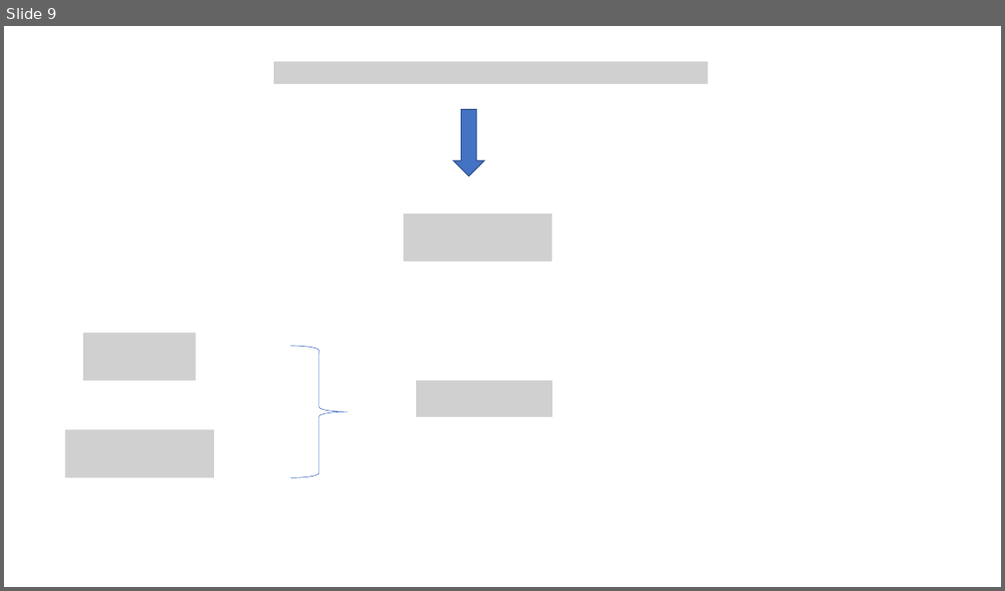
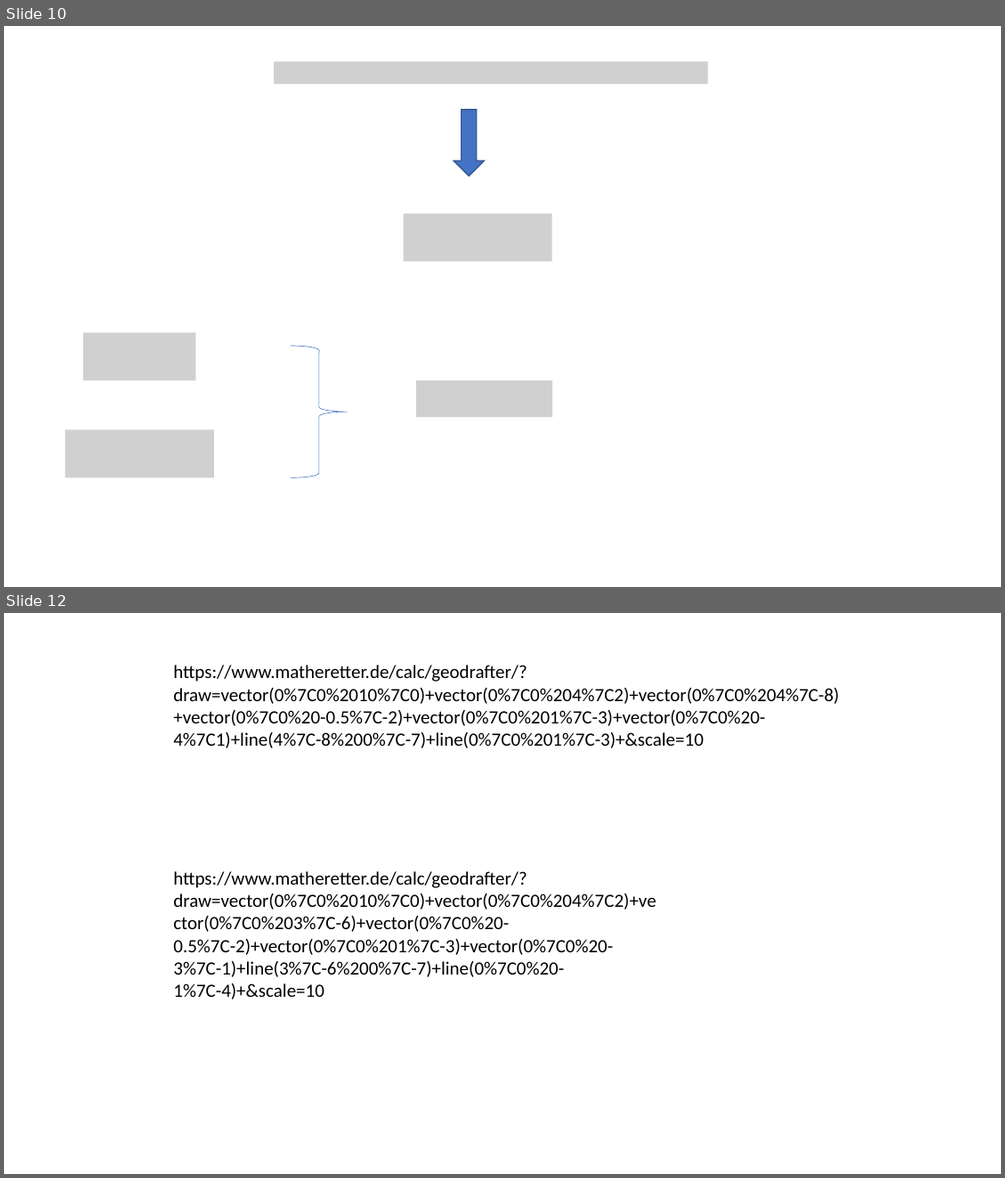
Before and after one commit to EnesAyaz/Studies, a slide deck: Reports/WPT/Coupling.pptx. Shown one above the other, each under a label of ours: slide 9 before the commit, slides 10 and 12 after it; the slides between them are not shown. The pictures are 1005x591 and 1005x1178 pixels, drawn with LibreOffice and Linux fonts; fonts in the diff are those of the drawing; grey boxes stand for pictures. Boxes give left, top, right and bottom in pixels: in the first picture for what was removed or moved away, otherwise in the second. Text is boxed around its words. In the diff, an @@ line names an element or a change of style, - is before the commit and + after.

```diff
--- a/Reports/WPT/Coupling.pptx
+++ b/Reports/WPT/Coupling.pptx
@@ slide 12 added at bbox=[4, 613, 1001, 1174], background #FFFFFF @@
@@ text added at bbox=[173, 665, 839, 748], 18 pt, text #000000 @@
+https://www.matheretter.de/calc/geodrafter/?draw=vector(0%7C0%2010%7C0)+vector(0%7C0%204%7C2)+vector(0%7C0%204%7C-8)+vector(0%7C0%20-0.5%7C-2)+vector(0%7C0%201%7C-3)+vector(0%7C0%20-4%7C1)+line(4%7C-8%200%7C-7)+line(0%7C0%201%7C-3)+&scale=10
@@ text added at bbox=[173, 871, 655, 999], 18 pt, text #000000 @@
+https://www.matheretter.de/calc/geodrafter/?draw=vector(0%7C0%2010%7C0)+vector(0%7C0%204%7C2)+vector(0%7C0%203%7C-6)+vector(0%7C0%20-0.5%7C-2)+vector(0%7C0%201%7C-3)+vector(0%7C0%20-3%7C-1)+line(3%7C-6%200%7C-7)+line(0%7C0%20-1%7C-4)+&scale=10
@@ what was slide 9 is now slide 10 @@
```
Also in this commit, not shown: 1 slide changed, 5 other slides added, 10 other files.
